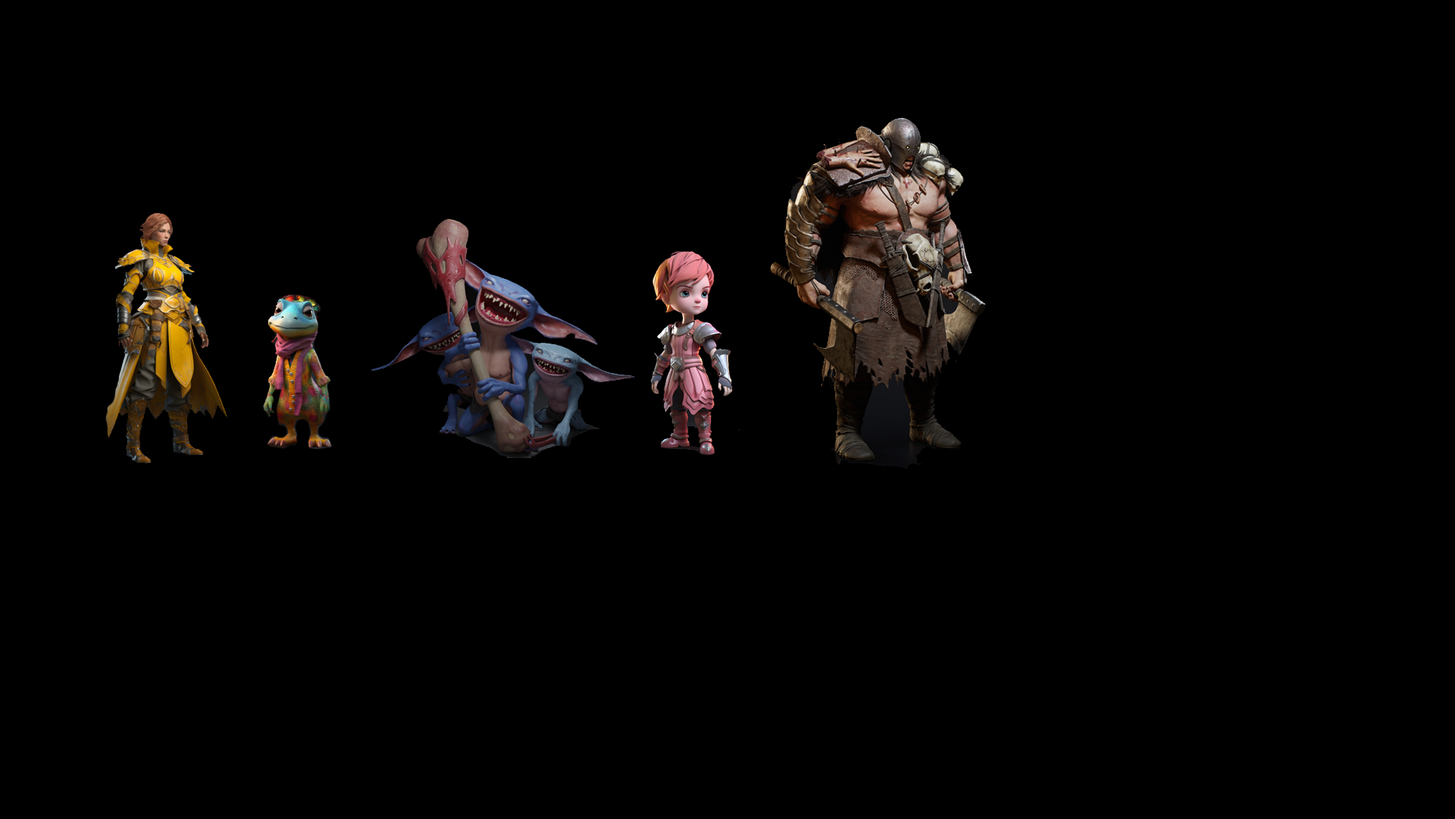
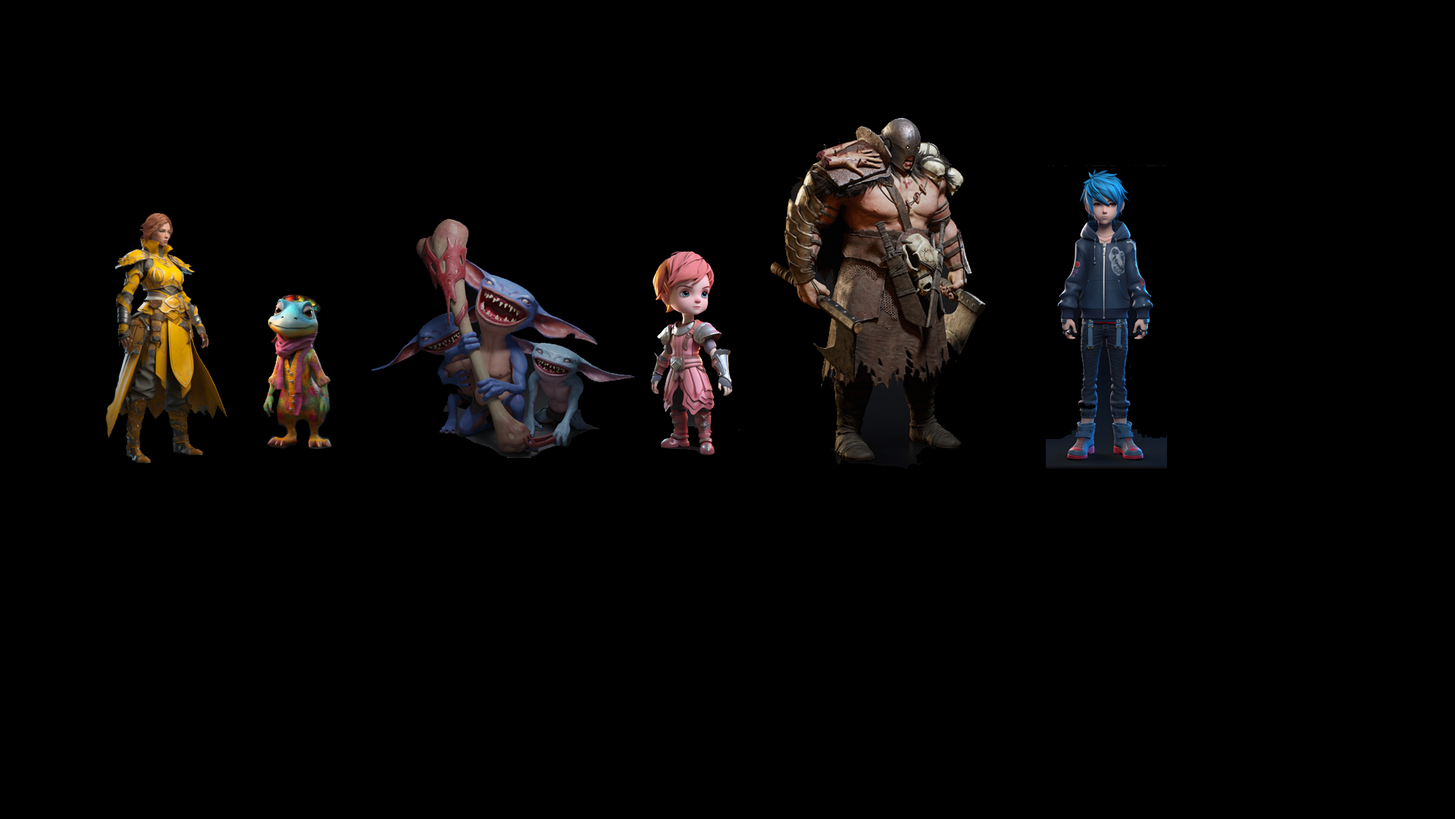
Before/after of a 1455x819 layered artwork. What changed in the layer stack:
added layer "Layer 4" above "Layer 1" over (1046, 165, 1168, 469)
